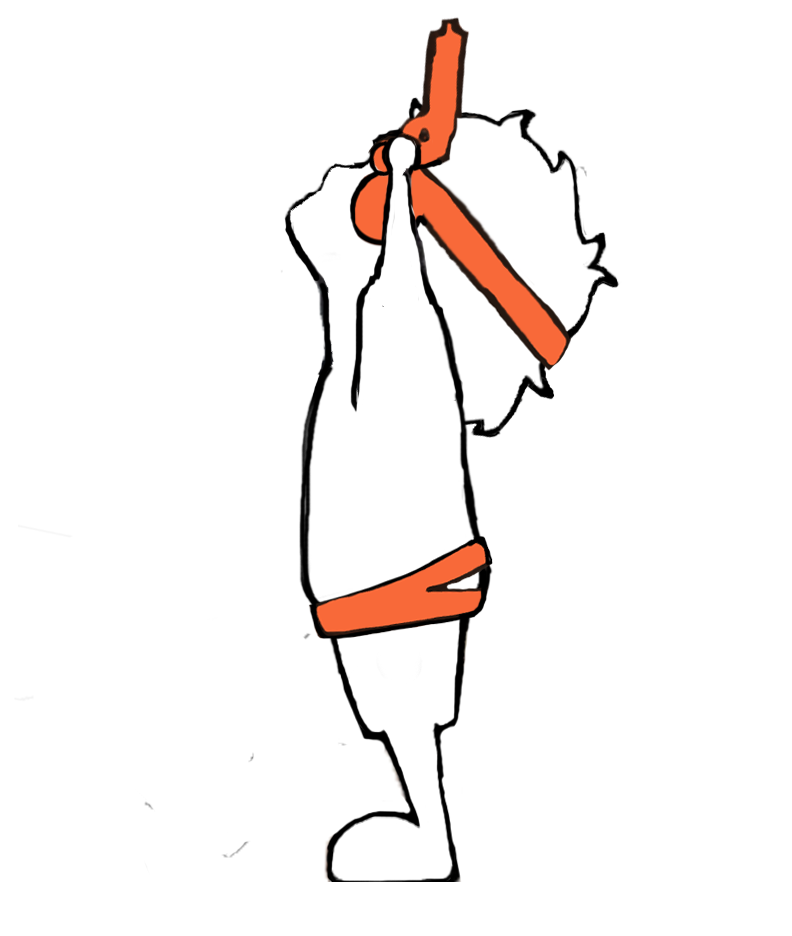
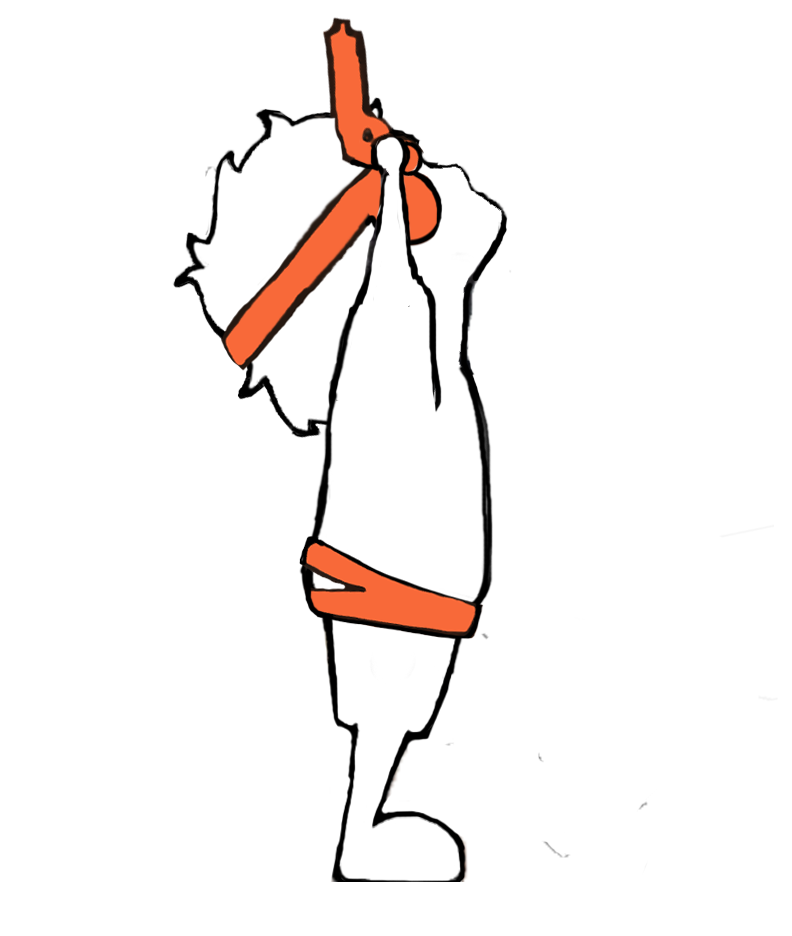
Layer changes from the first 792 x 936 image to the second:
painted on "Layer 5" over [178,107,614,388]
painted on "Layer 4" over [14,17,778,882]
